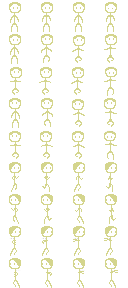
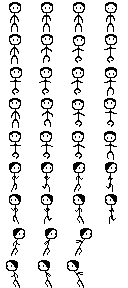
Comparing the layer stacks of the two 128×288 images. Changes:
removed layer "Layer 9" over [9,2,118,288]
added layer "normal" above "light" over [6,2,117,288]
added layer "light" over [6,2,117,288]
